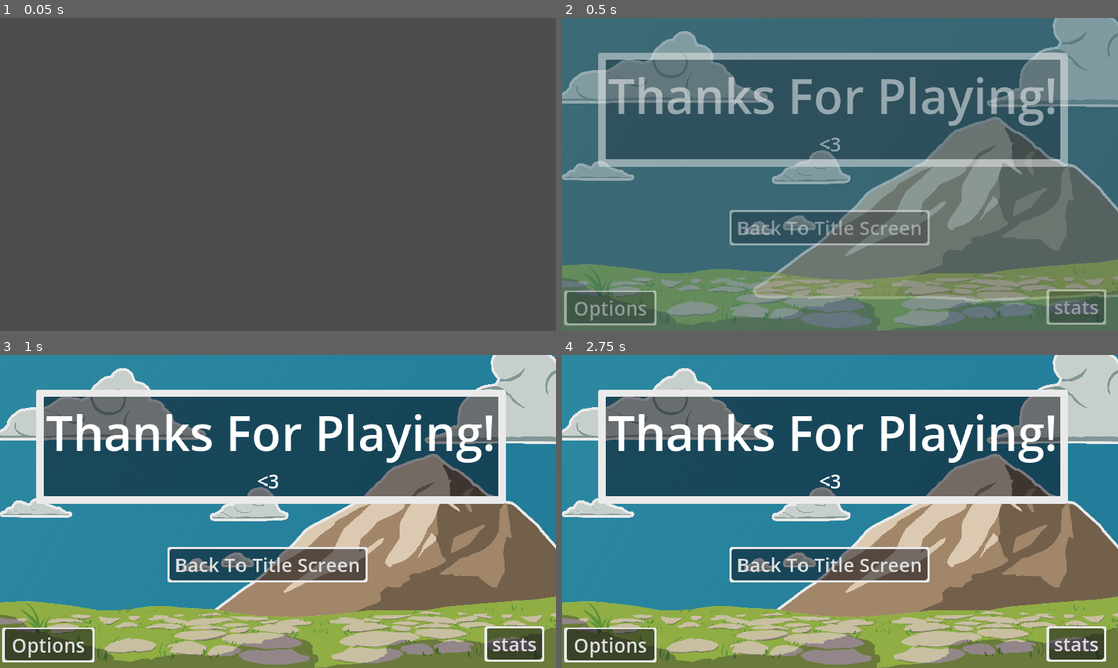
Above: before the commit, frames 1-4 (two rows, left to right).
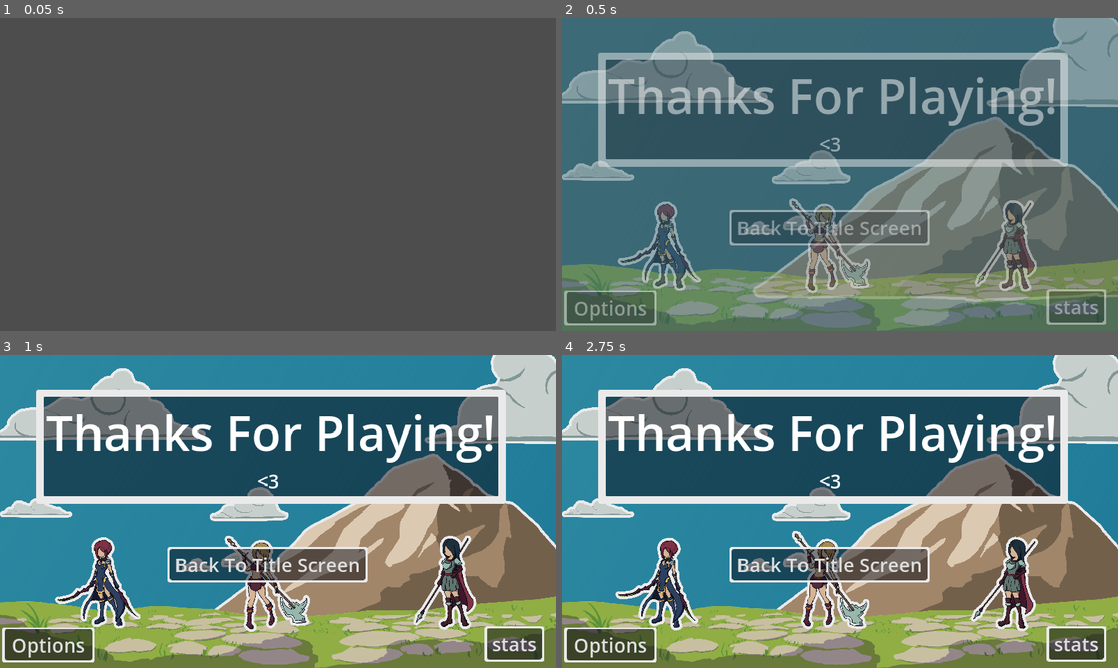
Above: after the commit, the same moments.

Repository: MajorZiploc/sticker_book_moments
Game: Godot game, scene res://scenes/thanks_for_playing.tscn
Two runs of this game, one before a commit and one after it. Both use one fixed random seed, a clock stepped at 60 frames per second and the inputs below. This scene is started directly instead of the project's main scene.
Inputs (mouse positions are in pixels of both pictures, inside the frame that each line leads up to):
- Up to frame 1 (0.05 s): no input
- Up to frame 2 (0.5 s): no input
- Up to frame 3 (1 s): tap Enter at 0.5 s; move the mouse to (400, 495) at 0.52 s; hold D (right) from 0.53 s (still down); click (400, 495) at 0.6 s
- Up to frame 4 (2.75 s): release D (right) at 1.25 s; click "stats" at 1.25 s; click "Back To Title Screen" at 2 s

Frame 1 is identical in both runs. In frame 2, 4.3% of the frame differs, in the area x 10-86%, y 57-88%; in frame 3, 5.0%; in frame 4, 5.0%, in the area x 9-86%, y 56-89%.

Commit message:
Add sprites tweening on thank you screen

Diff:
--- a/scenes/thanks_for_playing.gd
+++ b/scenes/thanks_for_playing.gd
@@ -2,9 +2,13 @@
 class_name ThanksForPlaying
 
 @onready var ui = $ui_root/ui;
+@onready var combat_units_box = $ui_root/ui/combat_units_box;
 
 var pause_menu: Node;
 var stats_page: Node;
+var sprite_scalar = 0.5;
+
+var combat_units: Array[Node];
 
 func _ready():
   stats_page = SceneHelper.make_stats_page();
@@ -18,6 +22,24 @@
   });
   ui.add_child(stats_page);
   ui.add_child(pause_menu);
+  var position = Vector2(210, 470);
+  for key in CombatUnitData.entries.keys():
+    var entry = CombatUnitData.entries[key];
+    # TODO: figure out how to use the battle_char instead of a sprite
+    # var combat_unit = load("res://scenes/battle_char.tscn").instantiate();
+    # var combat_unit = load("res://scripts/battle_char.gd").new();
+    # var combat_unit = BattleChar.new();
+    var combat_unit = Sprite2D.new();
+    combat_unit.texture = load(entry.sprite_path);
+    combat_unit.scale = Vector2(sprite_scalar, sprite_scalar);
+    combat_unit.position = position;
+    combat_unit.hframes = 2;
+    combat_unit.vframes = 2;
+    _init_idle_tweens(combat_unit);
+    # combat_unit.z_index = -1;
+    combat_units.append(combat_unit);
+    combat_units_box.add_child(combat_unit);
+    position = position + Vector2(355, 0);
   await get_tree().create_timer(scene_tween_time).timeout;
 
 func _input(event: InputEvent):
@@ -32,3 +54,16 @@
 
 func _on_stats_btn_button_up():
   SceneHelper.toggle_node(stats_page);
+
+func _init_idle_tweens(sprite: Sprite2D):
+  var scale_tween = create_tween();
+  var og_scale = sprite.scale;
+  scale_tween.tween_property(sprite, "scale", Vector2(1.05 * sprite_scalar, 1.05 * sprite_scalar), 1).set_trans(Tween.TRANS_EXPO);
+  scale_tween.tween_property(sprite, "scale", og_scale, 1).set_trans(Tween.TRANS_EXPO);
+  scale_tween.set_loops(-1);
+  var rotation_tween = create_tween();
+  var og_rotation = sprite.rotation_degrees;
+  rotation_tween.tween_property(sprite, "rotation_degrees", -3.4, 1).set_trans(rotation_tween.TRANS_EXPO);
+  rotation_tween.tween_property(sprite, "rotation_degrees", og_rotation, 1).set_trans(rotation_tween.TRANS_EXPO);
+  rotation_tween.tween_property(sprite, "rotation_degrees", 3.4, 1).set_trans(rotation_tween.TRANS_EXPO);
+  rotation_tween.set_loops(-1);
--- a/scenes/thanks_for_playing.tscn
+++ b/scenes/thanks_for_playing.tscn
@@ -25,6 +25,11 @@
 offset_bottom = 470.0
 scale = Vector2(0.5, 0.5)
 metadata/_edit_use_anchors_ = true
+
+[node name="combat_units_box" type="BoxContainer" parent="ui_root/ui"]
+layout_mode = 0
+offset_right = 40.0
+offset_bottom = 40.0
 
 [node name="title_card" type="Control" parent="ui_root/ui"]
 layout_mode = 1
Not shown, changed: README.md
